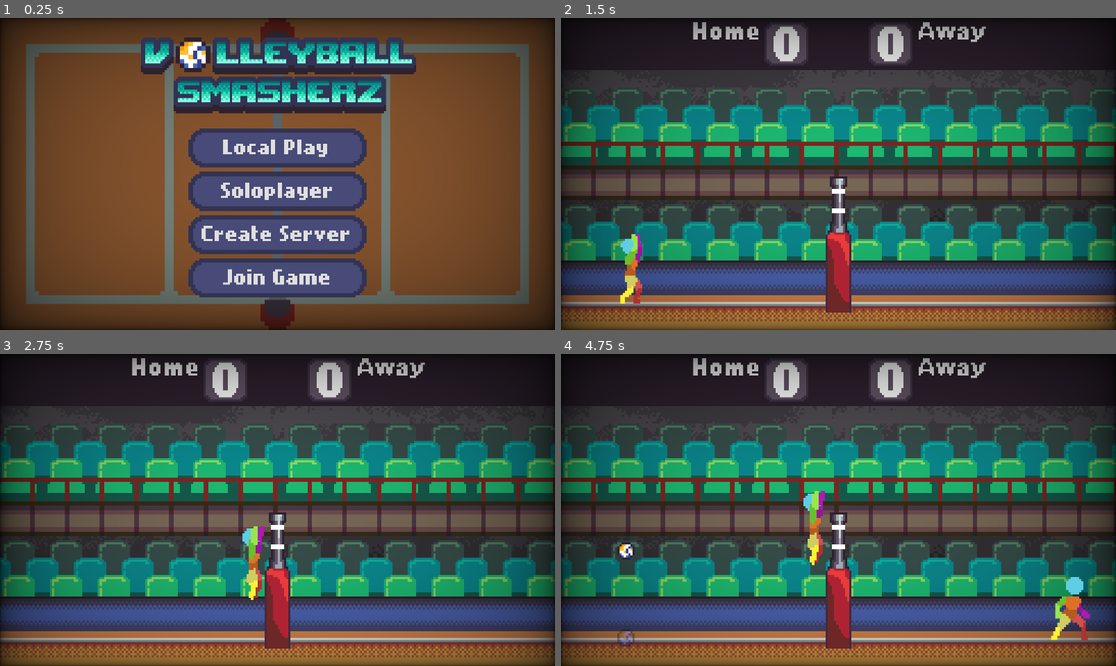
Above: before the commit, frames 1-4 (two rows, left to right).
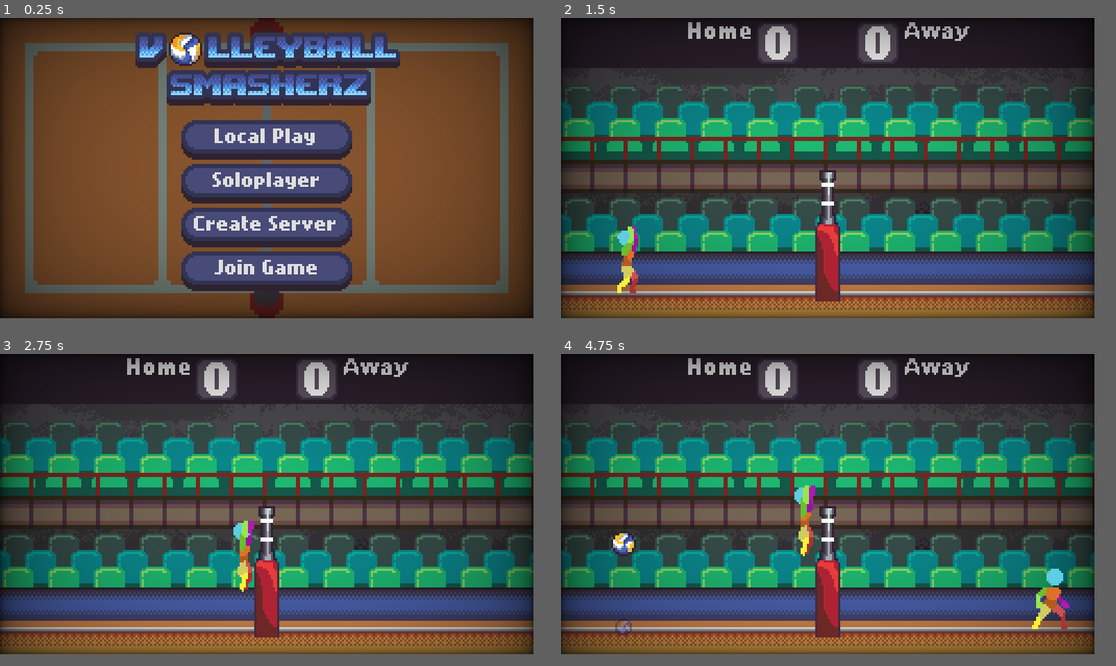
Above: after the commit, the same moments.

Repository: wonderdip/Arcade-Game
Game: Godot game, scene res://Scenes/Menus/title_screen.tscn
Same seed, same stepped clock (60 frames per second), same inputs: the game is played once before the commit and once after it.
Inputs:
- Up to frame 1 (0.25 s): no input
- Up to frame 2 (1.5 s): click "Local Play" at 0.5 s; tap Enter at 1.25 s; hold D (right) from 1.28 s (still down); hold F (set) from 1.28 s (still down)
- Up to frame 3 (2.75 s): keep holding D (right); tap W (jump) at 1.52, 1.55, 1.82, 2.1, 2.27, 2.57 s; release F (set) at 2.03 s; tap F (set) at 2.3 s
- Up to frame 4 (4.75 s): release D (right) at 2.78 s; hold A (left) 2.78-3.53 s; hold C (bump) 2.78-3.53 s; tap W (jump) at 3.05, 3.77, 4.07, 4.52, 4.55 s; hold D (right) from 3.53 s (still down); tap L (bump_2) at 3.6 s; tap F (set) at 3.8 s; tap Q (hit) at 4.35 s
In our replay, the window is 799x449 before the commit and 768x432 after it. These sizes can differ from the game's own. Grey fills any space a smaller window leaves; there, only what the larger window draws over its background counts as a difference.

The runs differ from the first frame. In frame 1, 38% of the frame differs, in the area x 0-100%, y 0-100%; in frame 2, 57%; in frame 3, 57%; in frame 4, 57%.

Commit message:
changed more ui added ball sizes

Diff:
--- a/Scenes/Menus/title_screen.tscn
+++ b/Scenes/Menus/title_screen.tscn
@@ -18,26 +18,40 @@
 shader_parameter/vignette_rgb = Color(0, 0, 0, 1)
 shader_parameter/overlay_mode = true
 
-[sub_resource type="AtlasTexture" id="AtlasTexture_5l772"]
+[sub_resource type="AtlasTexture" id="AtlasTexture_jfetd"]
 atlas = ExtResource("6_qrrr1")
-region = Rect2(0, 0, 8, 8)
+region = Rect2(0, 0, 16, 16)
 
-[sub_resource type="AtlasTexture" id="AtlasTexture_wqk6i"]
+[sub_resource type="AtlasTexture" id="AtlasTexture_6a4bo"]
 atlas = ExtResource("6_qrrr1")
-region = Rect2(8, 0, 8, 8)
+region = Rect2(16, 0, 16, 16)
+
+[sub_resource type="AtlasTexture" id="AtlasTexture_u16dj"]
+atlas = ExtResource("6_qrrr1")
+region = Rect2(32, 0, 16, 16)
+
+[sub_resource type="AtlasTexture" id="AtlasTexture_rga2t"]
+atlas = ExtResource("6_qrrr1")
+region = Rect2(48, 0, 16, 16)
 
 [sub_resource type="SpriteFrames" id="SpriteFrames_uo7yt"]
 animations = [{
 "frames": [{
 "duration": 1.0,
-"texture": SubResource("AtlasTexture_5l772")
+"texture": SubResource("AtlasTexture_jfetd")
 }, {
 "duration": 1.0,
-"texture": SubResource("AtlasTexture_wqk6i")
+"texture": SubResource("AtlasTexture_6a4bo")
+}, {
+"duration": 1.0,
+"texture": SubResource("AtlasTexture_u16dj")
+}, {
+"duration": 1.0,
+"texture": SubResource("AtlasTexture_rga2t")
 }],
 "loop": true,
 "name": &"squish",
-"speed": 1.0
+"speed": 2.0
 }]
 
 [node name="TitleScreen" type="Control"]
@@ -106,18 +120,16 @@
 frame_progress = 0.65984
 
 [node name="TitleBlue" type="Sprite2D" parent="."]
-visible = false
-position = Vector2(0, -52)
+position = Vector2(0, -48)
 texture = ExtResource("7_wqk6i")
 offset = Vector2(0.5, 0.5)
 
 [node name="Ball" type="AnimatedSprite2D" parent="TitleBlue"]
 position = Vector2(-39, -9)
-scale = Vector2(2, 2)
 sprite_frames = SubResource("SpriteFrames_uo7yt")
 animation = &"squish"
 autoplay = "squish"
-frame_progress = 0.65984
+frame_progress = 0.276846
 
 [node name="TitleRed" type="Sprite2D" parent="."]
 visible = false
@@ -134,6 +146,7 @@
 frame_progress = 0.65984
 
 [node name="TitleGreen" type="Sprite2D" parent="."]
+visible = false
 position = Vector2(0, -46)
 texture = ExtResource("9_jfetd")
 offset = Vector2(0.5, 0.5)
--- a/Scenes/ball.tscn
+++ b/Scenes/ball.tscn
@@ -1,14 +1,15 @@
-[gd_scene load_steps=6 format=3 uid="uid://txgrcwpblspl"]
+[gd_scene load_steps=7 format=3 uid="uid://txgrcwpblspl"]
 
 [ext_resource type="Texture2D" uid="uid://m7f8mlud45t1" path="res://Assets/Volleyball.png" id="1_d60mj"]
 [ext_resource type="Script" uid="uid://cmmnovr8dmvae" path="res://Scripts/ball.gd" id="1_ij5cq"]
+[ext_resource type="Texture2D" uid="uid://ckesrjrj7u4gq" path="res://Assets/Start Screen/Volleyball_anim.png" id="2_376qj"]
 
 [sub_resource type="PhysicsMaterial" id="PhysicsMaterial_d60mj"]
 friction = 0.5
 bounce = 0.5
 
 [sub_resource type="CircleShape2D" id="CircleShape2D_ij5cq"]
-radius = 4.0
+radius = 6.0
 
 [sub_resource type="SceneReplicationConfig" id="SceneReplicationConfig_ij5cq"]
 properties/0/path = NodePath(".:position")
@@ -48,7 +49,9 @@
 max_velocity = 400.0
 
 [node name="Sprite2D" type="Sprite2D" parent="."]
-texture = ExtResource("1_d60mj")
+texture = ExtResource("2_376qj")
+hframes = 4
+frame = 1
 
 [node name="CollisionShape2D" type="CollisionShape2D" parent="."]
 shape = SubResource("CircleShape2D_ij5cq")
@@ -59,7 +62,7 @@
 
 [node name="Landing Sprite" type="Sprite2D" parent="."]
 modulate = Color(0.5137255, 0.5647059, 1, 0.3647059)
-position = Vector2(9, 0)
+position = Vector2(15, 0)
 texture = ExtResource("1_d60mj")
 
 [node name="MultiplayerSynchronizer" type="MultiplayerSynchronizer" parent="."]
--- a/Scripts/ball.gd
+++ b/Scripts/ball.gd
@@ -49,6 +49,7 @@
 	if landing_ray.is_colliding():
 		var hit_point = landing_ray.get_collision_point()
 		landing_sprite.global_position = hit_point
+		landing_sprite.global_rotation = 0
 
 func _integrate_forces(state):
 	# In local mode, always process. In network mode, only on server
--- a/Scripts/player.gd
+++ b/Scripts/player.gd
@@ -56,6 +56,9 @@
 	var hit_just_pressed: bool
 	var bump_pressed: bool
 	var set_pressed: bool
+	var x_axis := Input.get_joy_axis(0, JOY_AXIS_LEFT_X)
+	var y_axis := Input.get_joy_axis(0, JOY_AXIS_LEFT_Y)
+	var angle := Vector2(x_axis, y_axis).angle()
 
 	if is_local_mode:
 		direction = InputManager.get_axis(player_number, "left", "right")
@@ -65,10 +68,12 @@
 		set_pressed = InputManager.is_action_pressed(player_number, "set")
 	else:
 		direction = Input.get_axis("left", "right")
-		jump_just_pressed = Input.is_action_just_pressed("jump")
 		hit_just_pressed = Input.is_action_just_pressed("hit")
 		bump_pressed = Input.is_action_pressed("bump")
 		set_pressed = Input.is_action_pressed("set")
+
+		if y_axis < -0.4 and abs(angle + PI/2) < deg_to_rad(60) or Input.is_action_just_pressed("jump"):
+			jump_just_pressed = true
 
 	# --- Movement and Actions ---
 	if is_blocking:
--- a/Themes/main_theme.tres
+++ b/Themes/main_theme.tres
@@ -1,19 +1,29 @@
-[gd_resource type="Theme" load_steps=4 format=3 uid="uid://colk31q20bk6u"]
+[gd_resource type="Theme" load_steps=6 format=3 uid="uid://colk31q20bk6u"]
 
 [ext_resource type="FontFile" uid="uid://cql3uikf8tstl" path="res://Assets/Fonts/nokiafc22.ttf" id="1_ybks7"]
+[ext_resource type="Texture2D" uid="uid://3c45c3q2lfmt" path="res://Assets/UI/Button_Pressed-Hover.png" id="2_jg5j1"]
 [ext_resource type="Texture2D" uid="uid://dljn3lm5gefq6" path="res://Assets/UI/Button.png" id="2_o2ta1"]
 
+[sub_resource type="StyleBoxTexture" id="StyleBoxTexture_2f3ak"]
+texture = ExtResource("2_jg5j1")
+texture_margin_left = 6.0
+texture_margin_top = 9.0
+texture_margin_right = 6.0
+texture_margin_bottom = 6.0
+
 [sub_resource type="StyleBoxTexture" id="StyleBoxTexture_aur2u"]
-content_margin_top = 4.0
-content_margin_bottom = 4.0
+content_margin_top = 3.0
+content_margin_bottom = 6.0
 texture = ExtResource("2_o2ta1")
 texture_margin_left = 6.0
 texture_margin_top = 6.0
 texture_margin_right = 6.0
-texture_margin_bottom = 6.0
+texture_margin_bottom = 9.0
 
 [resource]
 Button/font_sizes/font_size = 8
 Button/fonts/font = ExtResource("1_ybks7")
+Button/styles/hover = SubResource("StyleBoxTexture_2f3ak")
 Button/styles/normal = SubResource("StyleBoxTexture_aur2u")
+Button/styles/pressed = SubResource("StyleBoxTexture_2f3ak")
 VBoxContainer/constants/separation = 2
--- a/project.godot
+++ b/project.godot
@@ -28,7 +28,13 @@
 
 window/size/viewport_width=256
 window/size/viewport_height=144
-window/stretch/mode="canvas_items"
+window/size/window_width_override=1024
+window/size/window_height_override=576
+window/stretch/mode="viewport"
+
+[gui]
+
+theme/default_font_subpixel_positioning=0
 
 [input]
 
@@ -36,7 +42,6 @@
 "deadzone": 0.2,
 "events": [Object(InputEventKey,"resource_local_to_scene":false,"resource_name":"","device":-1,"window_id":0,"alt_press …(192 unchanged characters)…
 , Object(InputEventKey,"resource_local_to_scene":false,"resource_name":"","device":-1,"window_id":0,"alt_pressed":false …(182 unchanged characters)…
-, Object(InputEventJoypadMotion,"resource_local_to_scene":false,"resource_name":"","device":0,"axis":1,"axis_value":-1.0,"script":null)
 , Object(InputEventJoypadButton,"resource_local_to_scene":false,"resource_name":"","device":0,"button_index":0,"pressure":0.0,"pressed":true,"script":null)
 ]
 }
Binary file changed: Assets/Start Screen/Volleyball_anim.png
Binary file changed: Assets/UI/Button.png
Binary file added: Assets/UI/Button_Pressed-Hover.png
Not shown, added: Assets/UI/Button_Pressed-Hover.png.import
Binary file changed: Assets/Volleyball.png
Binary file added: Assets/Volleyball_Big.png
Not shown, added: Assets/Volleyball_Big.png.import
Not shown: 1 places in Scenes/Menus/title_screen.tscn that only renumber resources
